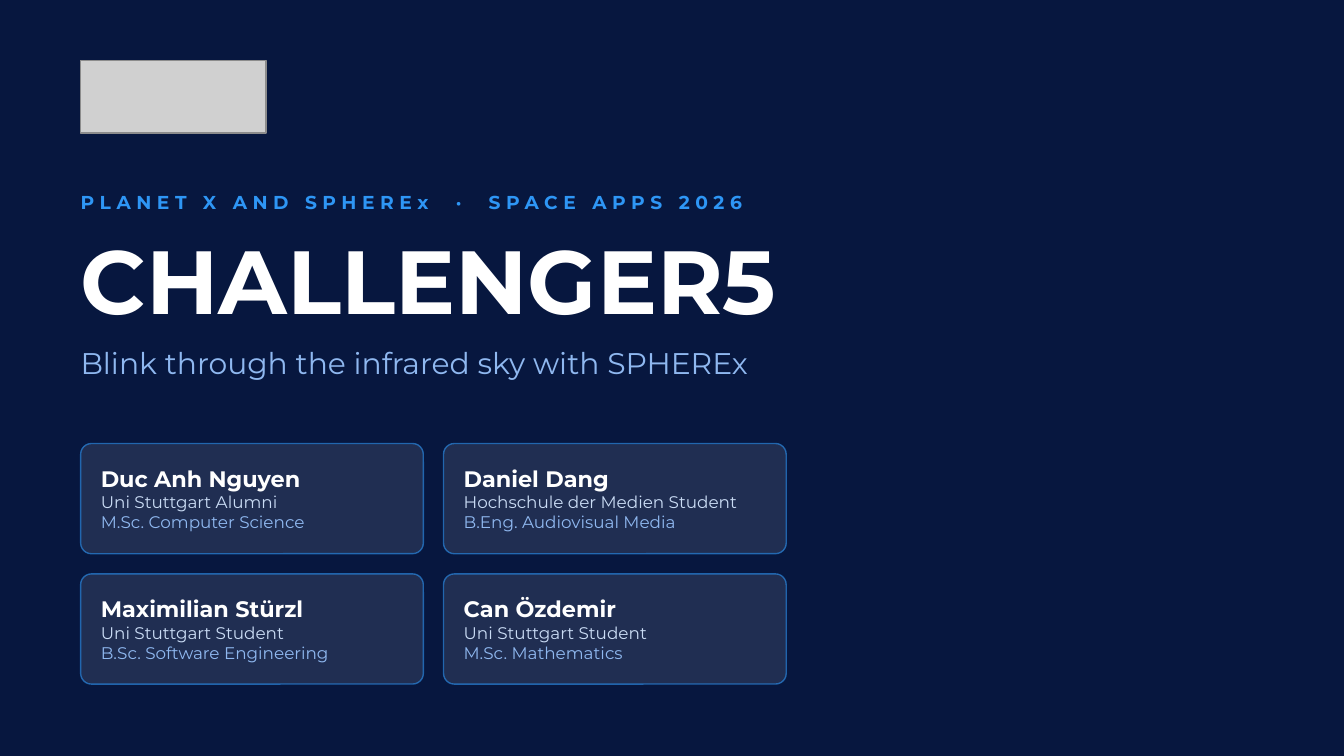
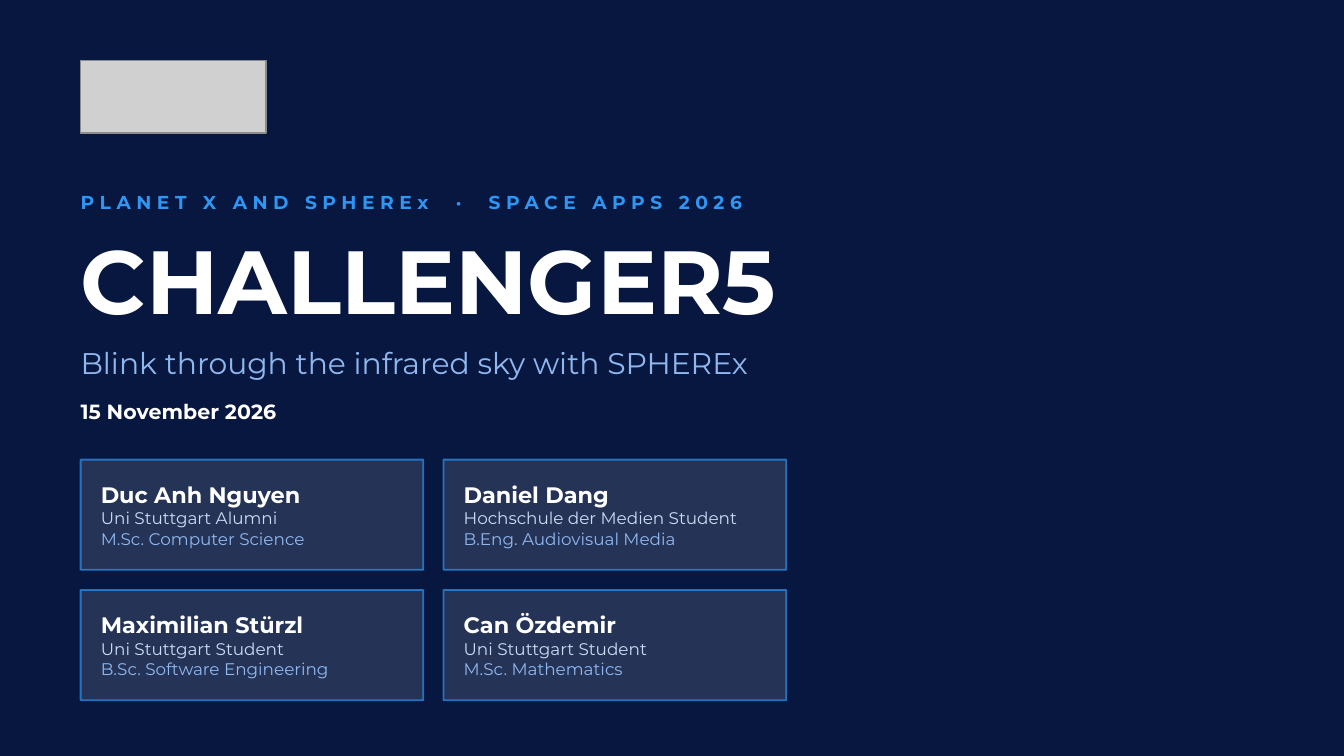
Before and after one commit to ngydc/sac-challenger5, a slide deck: slide 1 of docs/submission/CHALLENGER5_pitch.pptx. Drawn at 1344x756 pixels with LibreOffice and Linux fonts; fonts in the diff are those of the drawing; grey boxes stand for pictures; background and template pictures are left out. Boxes give left, top, right and bottom in pixels: in the first picture for what was removed or moved away, otherwise in the second. Text is boxed around its words. In the diff, an @@ line names an element or a change of style, - is before the commit and + after.

```diff
--- a/docs/submission/CHALLENGER5_pitch.pptx
+++ b/docs/submission/CHALLENGER5_pitch.pptx
@@ text added at [81, 403, 276, 420], 11 pt, text #FFFFFF, bold @@
+15 November 2026
@@ rounded rectangle removed at [81, 444, 423, 554] @@
@@ rounded rectangle removed at [444, 444, 786, 554] @@
@@ rectangle added at [81, 460, 423, 570], fill #FFFFFF at 12% opacity, outline #2E96F5 1 pt @@
@@ rectangle added at [444, 460, 786, 570], fill #FFFFFF at 12% opacity, outline #2E96F5 1 pt @@
@@ rounded rectangle removed at [81, 574, 423, 684] @@
@@ rectangle added at [81, 590, 423, 700], fill #FFFFFF at 12% opacity, outline #2E96F5 1 pt @@
@@ rounded rectangle removed at [444, 574, 786, 684] @@
@@ rectangle added at [444, 590, 786, 700], fill #FFFFFF at 12% opacity, outline #2E96F5 1 pt @@
@@ 4 texts: place and size @@
-4 texts at [101, 469, 737, 663]
+4 texts at [101, 485, 737, 679]
```
Also in this commit, not shown: 6 other slides changed.
